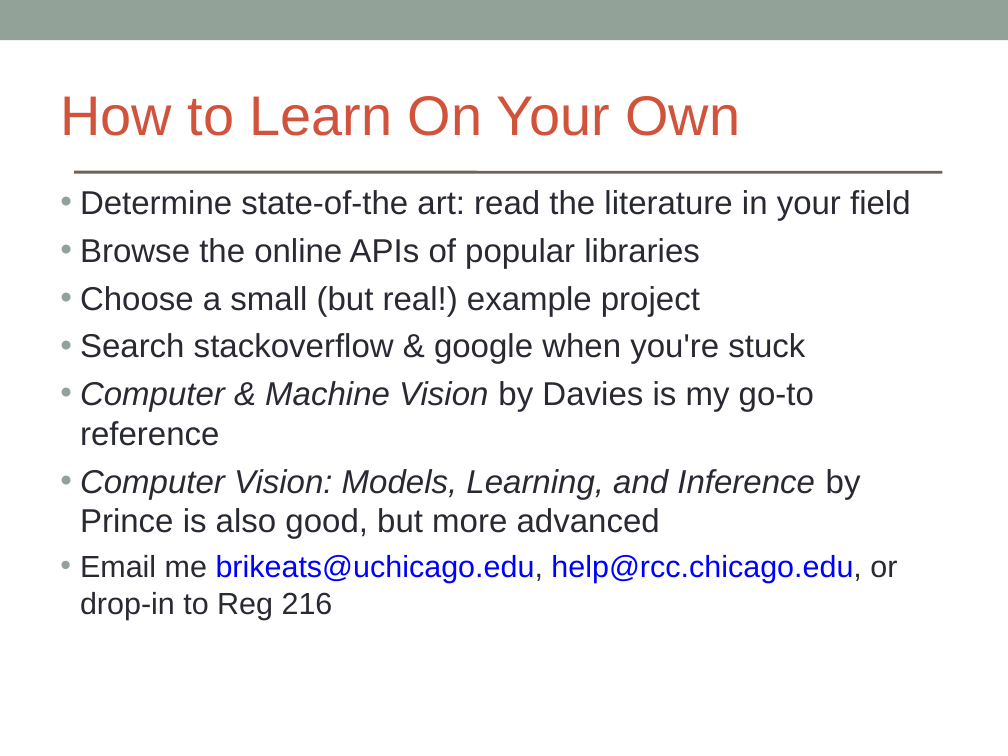
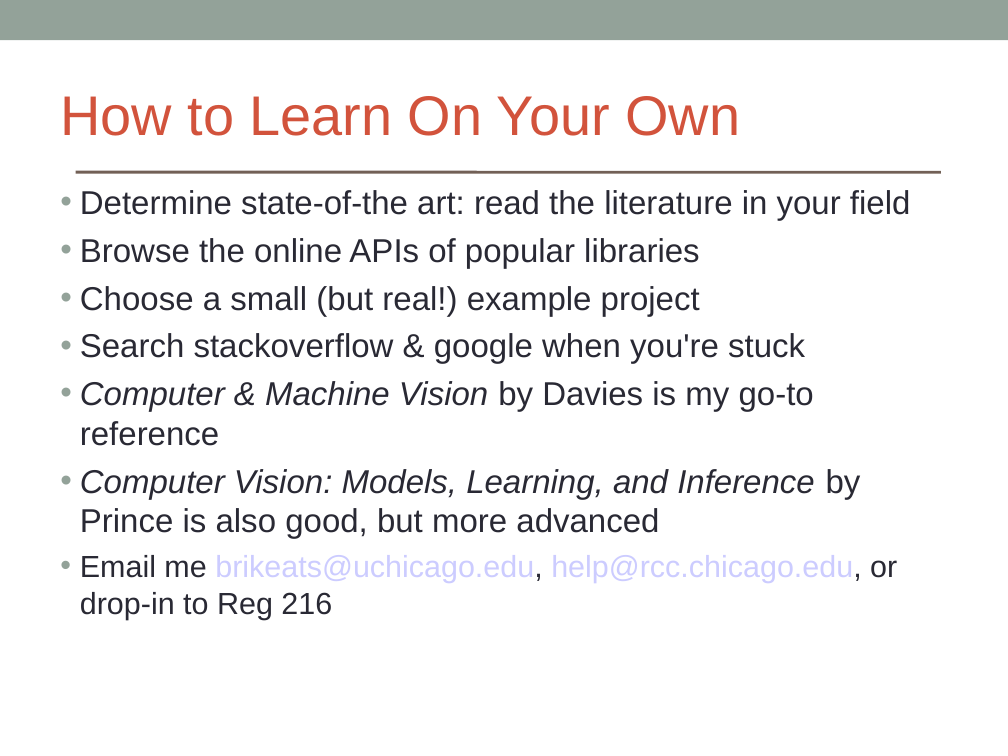
Before and after one commit to brikeats/Image-Analysis-in-Python, a slide deck: slide 18 of ImageAnalysisPython.ppt (slide 17 before the commit). Drawn at 1008x756 pixels with LibreOffice and Linux fonts; fonts in the diff are those of the drawing. Boxes give left, top, right and bottom in pixels: in the first picture for what was removed or moved away, otherwise in the second. Text is boxed around its words. In the diff, an @@ line names an element or a change of style, - is before the commit and + after.

```diff
--- a/ImageAnalysisPython.ppt
+++ b/ImageAnalysisPython.ppt
@@ text "Determine state-of-the art: read the ..." at (80, 190, 911, 620): text colour #0000FF to #CCCCFF in "brikeats@uchicago.edu, help@rcc.chicago.edu,"; indent changed @@
```
Also in this commit, not shown: 15 other slides changed, 1 slide added.
